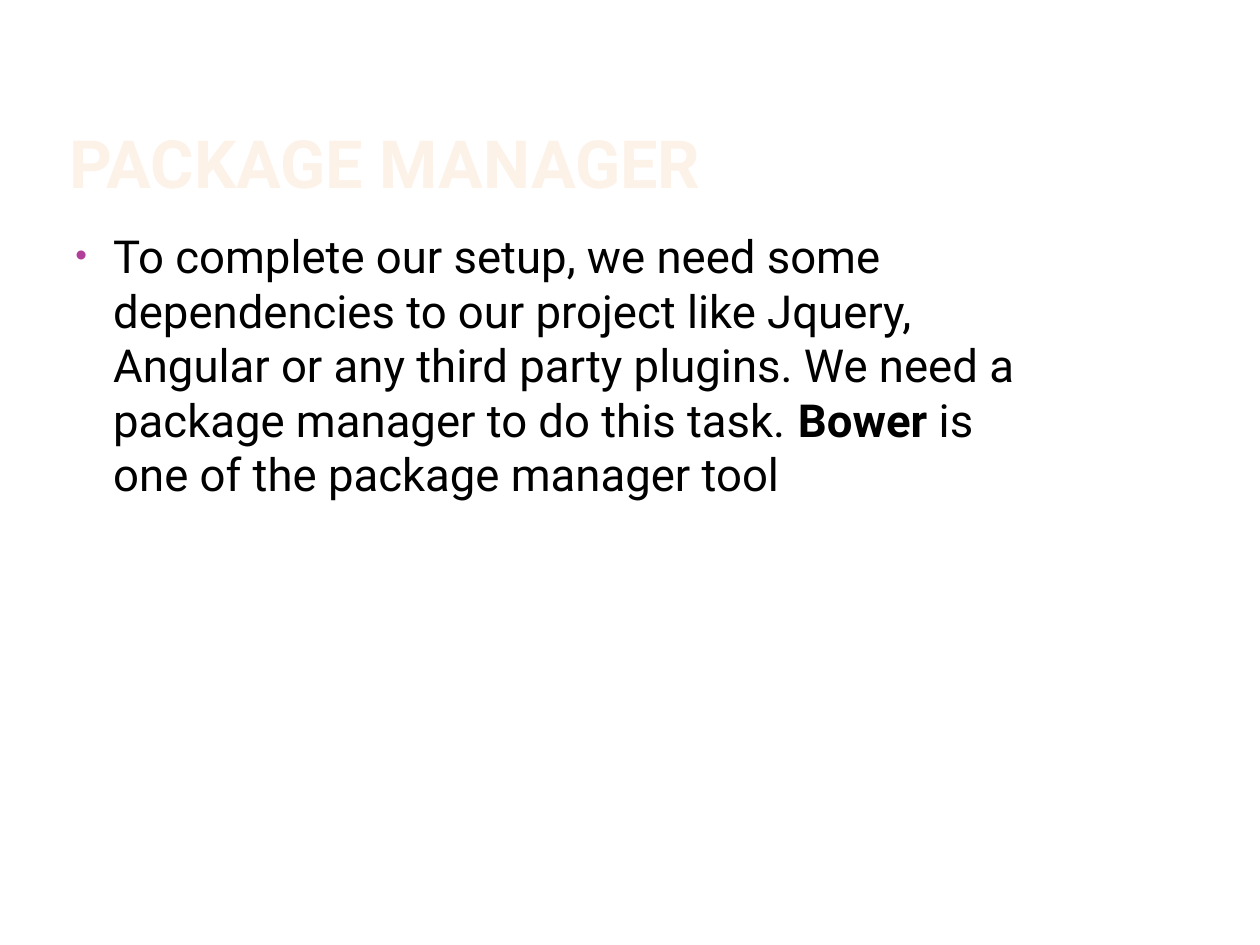
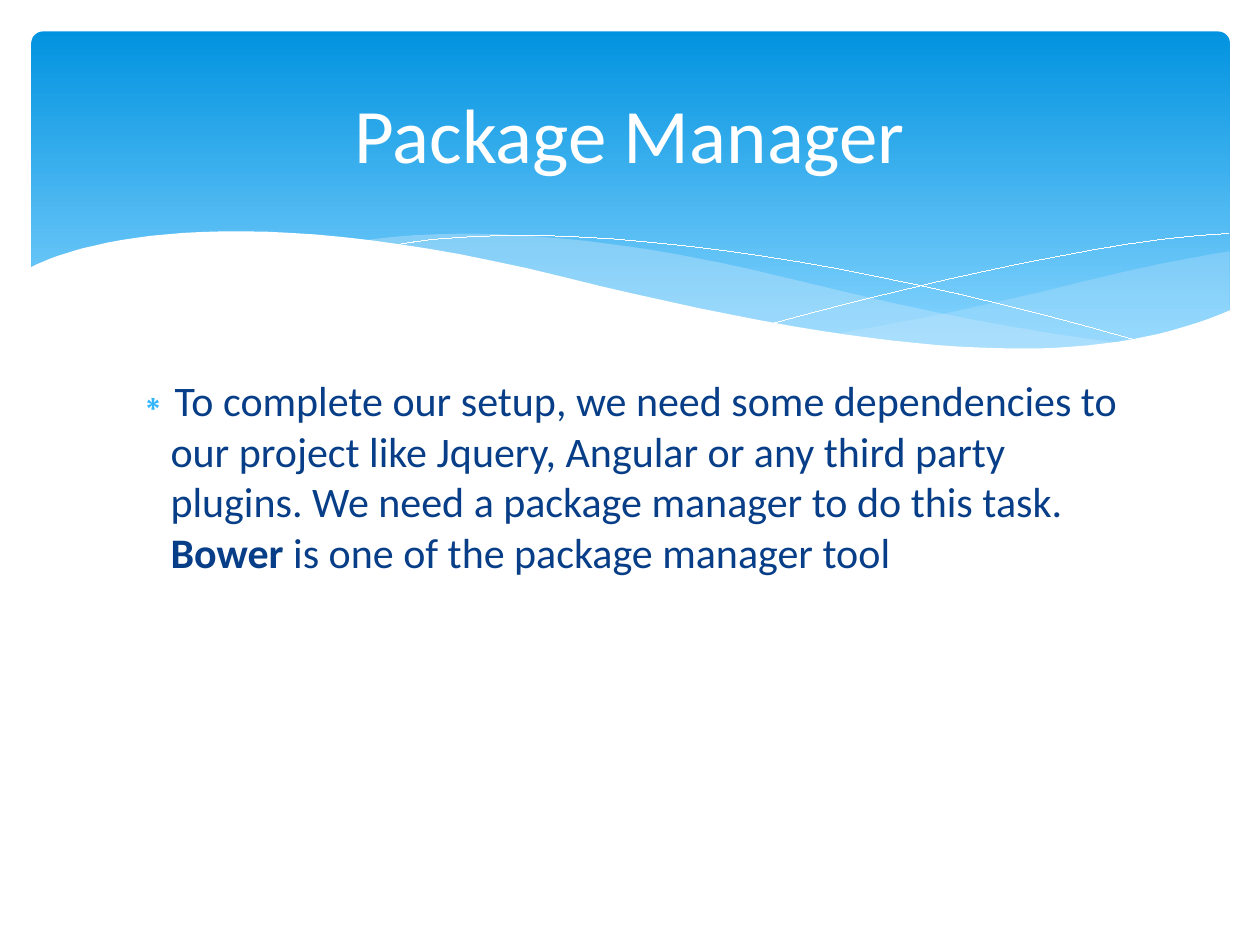
Before and after one commit to sintu-patel/project-scaffolding, a slide deck: slide 10 of dev/docs/Setup Gulp in Front End Project.pptx. Drawn at 1260x945 pixels with LibreOffice and Linux fonts; fonts in the diff are those of the drawing; background and template pictures are left out. Boxes give left, top, right and bottom in pixels: in the first picture for what was removed or moved away, otherwise in the second. Text is boxed around its words. In the diff, an @@ line names an element or a change of style, - is before the commit and + after.

```diff
--- a/dev/docs/Setup Gulp in Front End Project.pptx
+++ b/dev/docs/Setup Gulp in Front End Project.pptx
@@ rounded rectangle added at [32,32,1230,372], fill gradient #0293E0 to #83D3FE @@
@@ title "Package Manager" at [355,109,905,177]: vertical alignment bottom to middle @@
@@ title at [355,109,905,177]: text changed; size 38 to 44 pt; font Roboto to Calibri; text colour gradient #FEF7F1 to #FEF3E8 to #FBCF9C to #F9B94C to #FFFFFF; bold off @@
-PACKAGE MANAGER
+Package Manager
@@ group added at [29,232,1231,415]: 5 freeform shapes @@
@@ text "To complete our setup, we ...": place and size @@
-text "To complete our setup, we ..." at [113,239,1014,501]
+text "To complete our setup, we ..." at [171,386,1117,576]
@@ text "To complete our setup, we ..." at [171,386,1117,576]: size 26 to 24 pt, font Roboto to Calibri, text colour #000000 to #073E87; bullet • to ∗; less space between paragraphs; bullet colour #B13F9A to #31B6FD @@
```
Also in this commit, not shown: 28 other slides changed.
